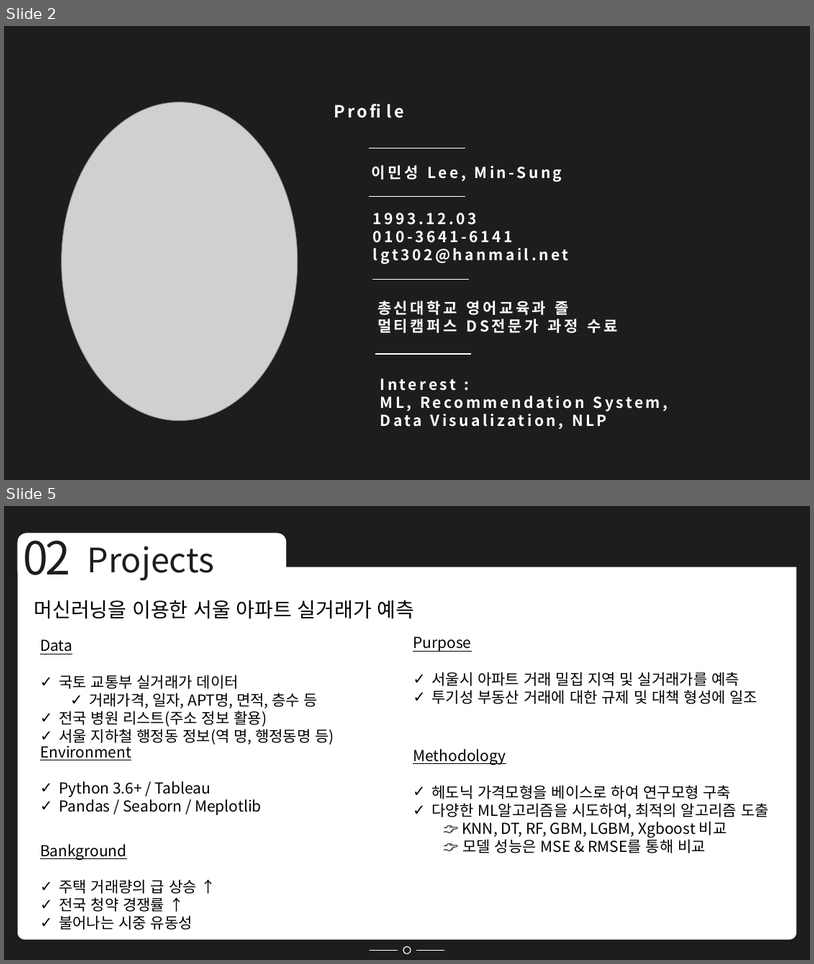
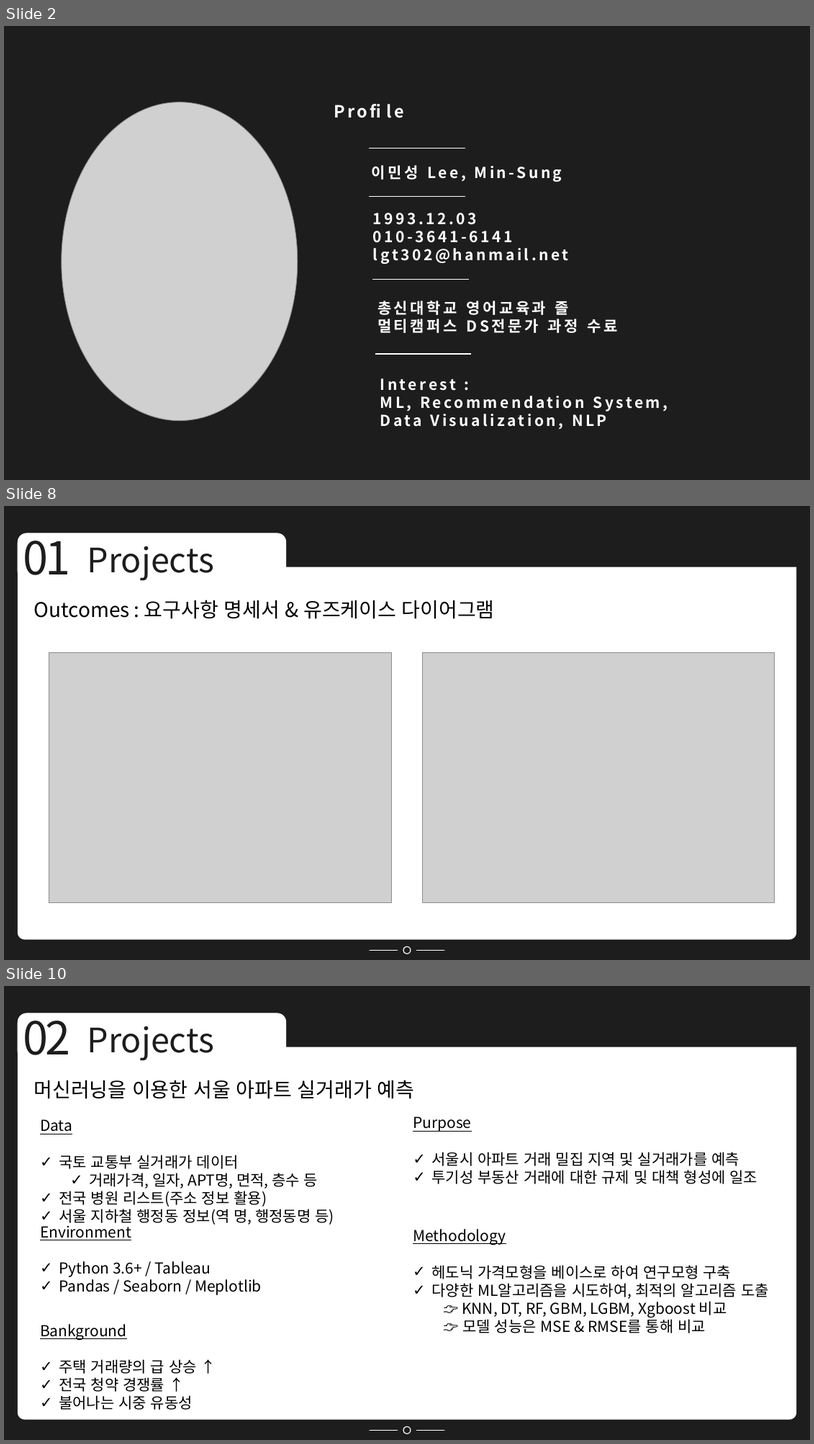
Before and after one commit to Minsung-commit/TIL, a slide deck: 포트폴리오 NEW.pptx. Shown one above the other, each under a label of ours: slides 2 and 5 before the commit, slides 2, 8 and 10 after it; the slides between them are not shown. The pictures are 814x964 and 814x1444 pixels, drawn with LibreOffice and Linux fonts; fonts in the diff are those of the drawing; grey boxes stand for pictures. Boxes give left, top, right and bottom in pixels: in the first picture for what was removed or moved away, otherwise in the second. Text is boxed around its words. In the diff, an @@ line names an element or a change of style, - is before the commit and + after.

```diff
--- a/포트폴리오 NEW.pptx
+++ b/포트폴리오 NEW.pptx
@@ slide 8 added at bbox=[4, 506, 810, 960], background #1D1D1D; not listed: 6 template elements that a slide beside it also shows @@
@@ text added at bbox=[23, 529, 70, 575], 54 pt, text #1D1D1D @@
+01
@@ text added at bbox=[88, 546, 214, 581], 40 pt, text #1D1D1D @@
+Projects
@@ text added at bbox=[34, 600, 495, 619], 24 pt, text #000000 @@
+Outcomes : 요구사항 명세서 & 유즈케이스 다이어그램
@@ picture added at bbox=[49, 653, 392, 903] @@
@@ picture added at bbox=[423, 653, 774, 903] @@
@@ what was slide 5 is now slide 10 @@
```
Also in this commit, not shown: 3 slides changed, 4 other slides added, 5 slides removed, 4 other files.
